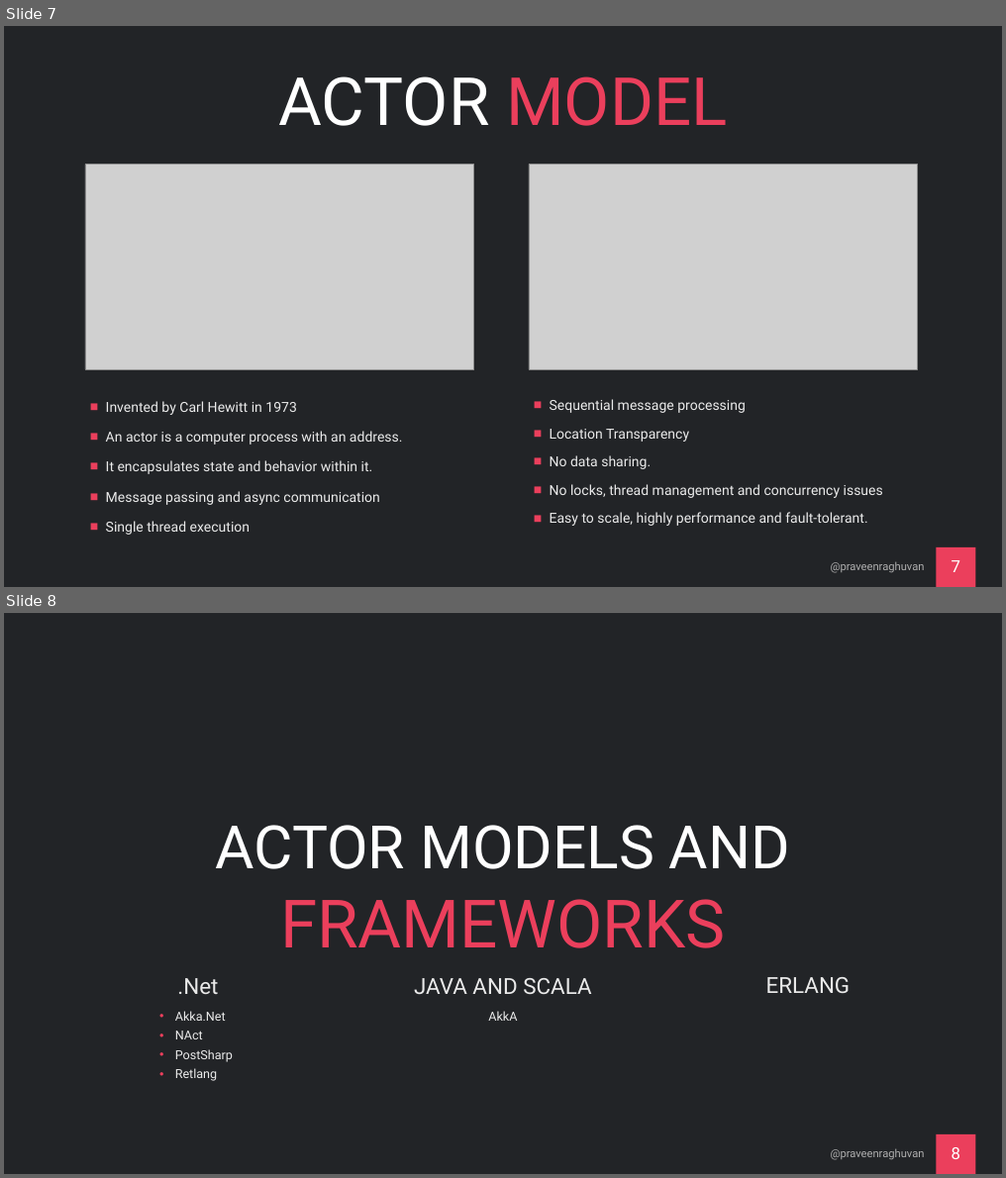
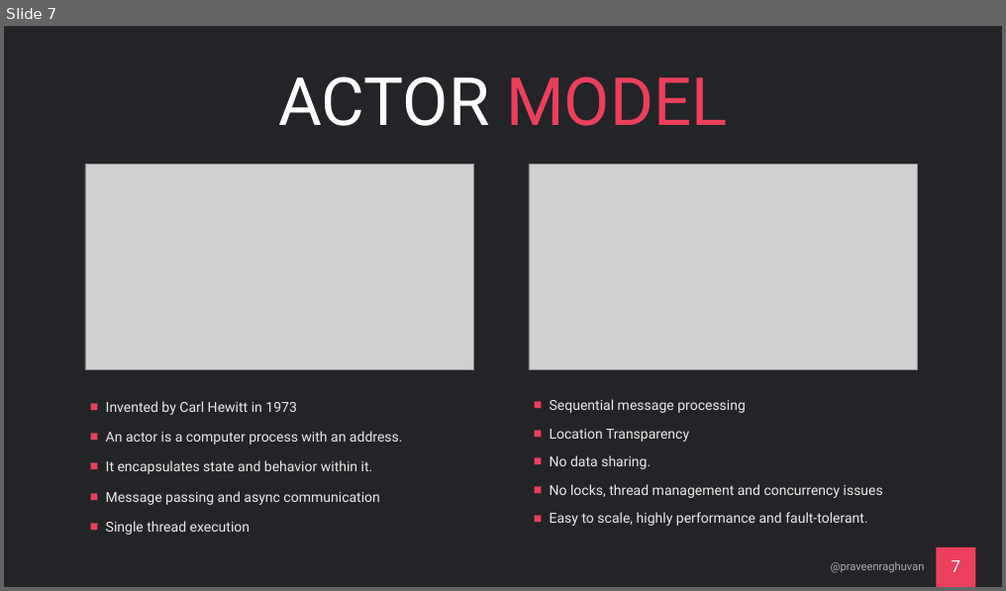
Before and after one commit to praveenraghuvanshi/tech-sessions, a slide deck: drafts/Orleans/ppt/Orleans_draft.pptx. Shown one above the other, each under a label of ours: slides 7 and 8 before the commit, slide 7 after it. The pictures are 1006x1178 and 1006x591 pixels, drawn with LibreOffice and Linux fonts; fonts in the diff are those of the drawing; grey boxes stand for pictures. Boxes give left, top, right and bottom in pixels: in the first picture for what was removed or moved away, otherwise in the second. Text is boxed around its words. In the diff, an @@ line names an element or a change of style, - is before the commit and + after.

```diff
--- a/drafts/Orleans/ppt/Orleans_draft.pptx
+++ b/drafts/Orleans/ppt/Orleans_draft.pptx
@@ slide 8 removed at <box>4,613,1002,1174</box>, background #222427; not listed: 1 template element that a slide beside it also shows @@
@@ title removed at <box>215,825,790,949</box> @@
-ACTOR MODELS AND FRAMEWORKS
@@ text removed at <box>177,978,218,994</box> @@
-.Net
@@ text removed at <box>414,978,591,994</box> @@
-JAVA AND SCALA
@@ text removed at <box>766,977,850,993</box> @@
-ERLANG
@@ text removed at <box>175,1011,233,1081</box> @@
-• Akka.Net
-• NAct
-• PostSharp
-• Retlang
@@ text removed at <box>488,1011,517,1021</box> @@
-AkkA
@@ text removed at <box>831,1150,925,1160</box> @@
-@praveenraghuvan
@@ page number removed at <box>951,1148,960,1159</box> @@
-8
```
Also in this commit, not shown: 3 slides changed, 2 slides added, 3 other slides removed, 8 other files.
